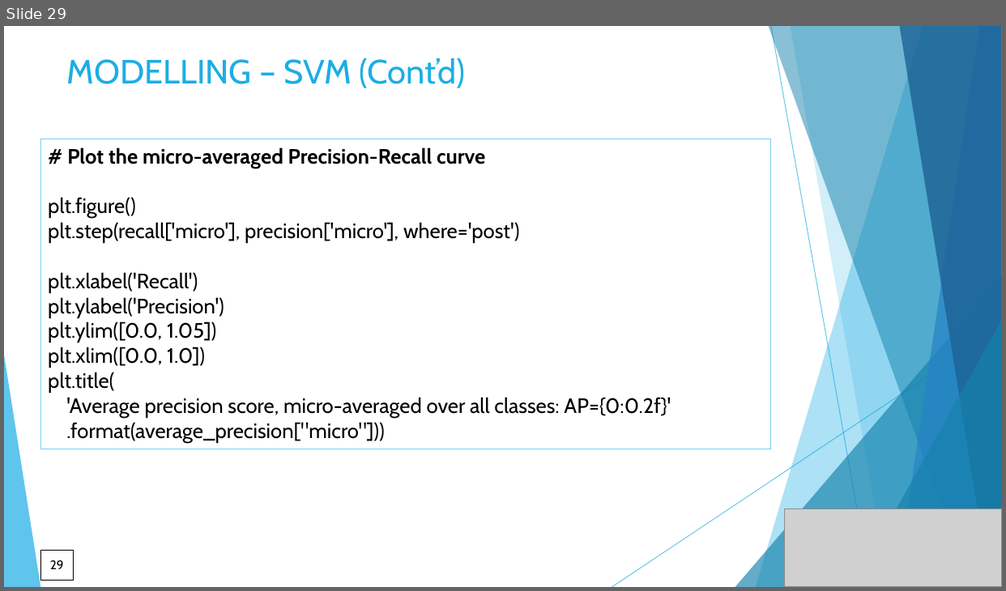
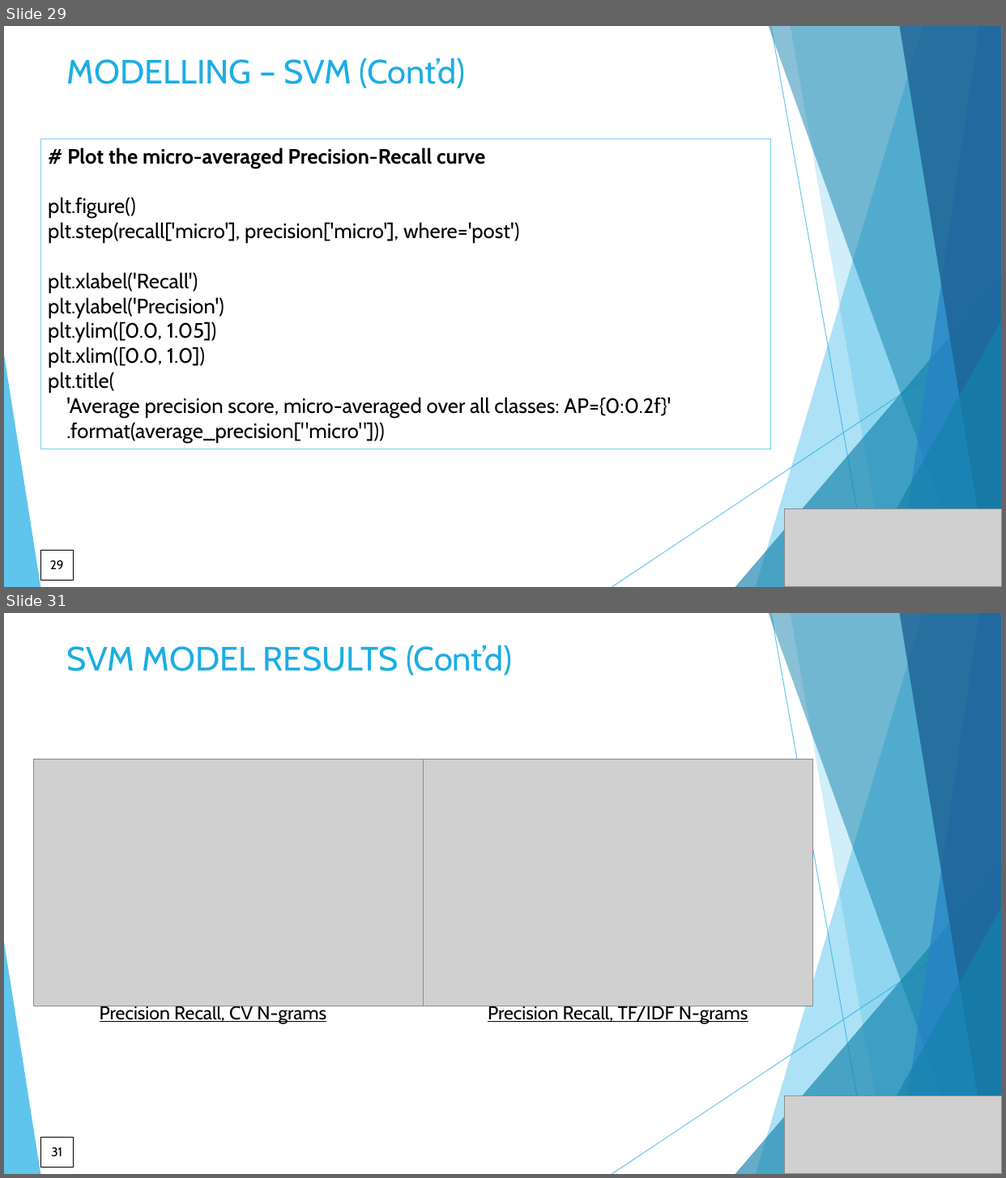
Before and after one commit to DataKnightsAI/Text-Classification-for-News-Summaries, a slide deck: CSML-1010-Group 20-project milestone 1.pptx. Shown one above the other, each under a label of ours: slide 29 before the commit, slides 29 and 31 after it; the slides between them are not shown. The pictures are 1006x591 and 1006x1178 pixels, drawn with LibreOffice and Linux fonts; fonts in the diff are those of the drawing; grey boxes stand for pictures. Boxes give left, top, right and bottom in pixels: in the first picture for what was removed or moved away, otherwise in the second. Text is boxed around its words. In the diff, an @@ line names an element or a change of style, - is before the commit and + after.

```diff
--- a/CSML-1010-Group 20-project milestone 1.pptx
+++ b/CSML-1010-Group 20-project milestone 1.pptx
@@ slide 31 added at <box>4,613,1002,1174</box>, background #FFFFFF; not listed: 10 template elements that a slide beside it also shows @@
@@ title added at <box>67,645,512,675</box>, 32.4 pt, text #1CADE4 @@
+SVM MODEL RESULTS (Cont’d)
@@ picture added at <box>33,759,424,1007</box> @@
@@ picture added at <box>424,759,813,1007</box> @@
@@ text added at <box>100,1003,326,1024</box>, 18 pt, text #000000, underline @@
+Precision Recall, CV N-grams
@@ text added at <box>488,1003,748,1024</box>, 18 pt, text #000000, underline @@
+Precision Recall, TF/IDF N-grams
@@ picture added at <box>785,1096,1002,1174</box> @@
@@ page number added at <box>40,1138,73,1168</box>, outline #000000 0.75 pt, 12 pt, text #000000 @@
+31
```
Also in this commit, not shown: 9 slides changed, 4 other slides added, 1 slide removed, 6 other files.
